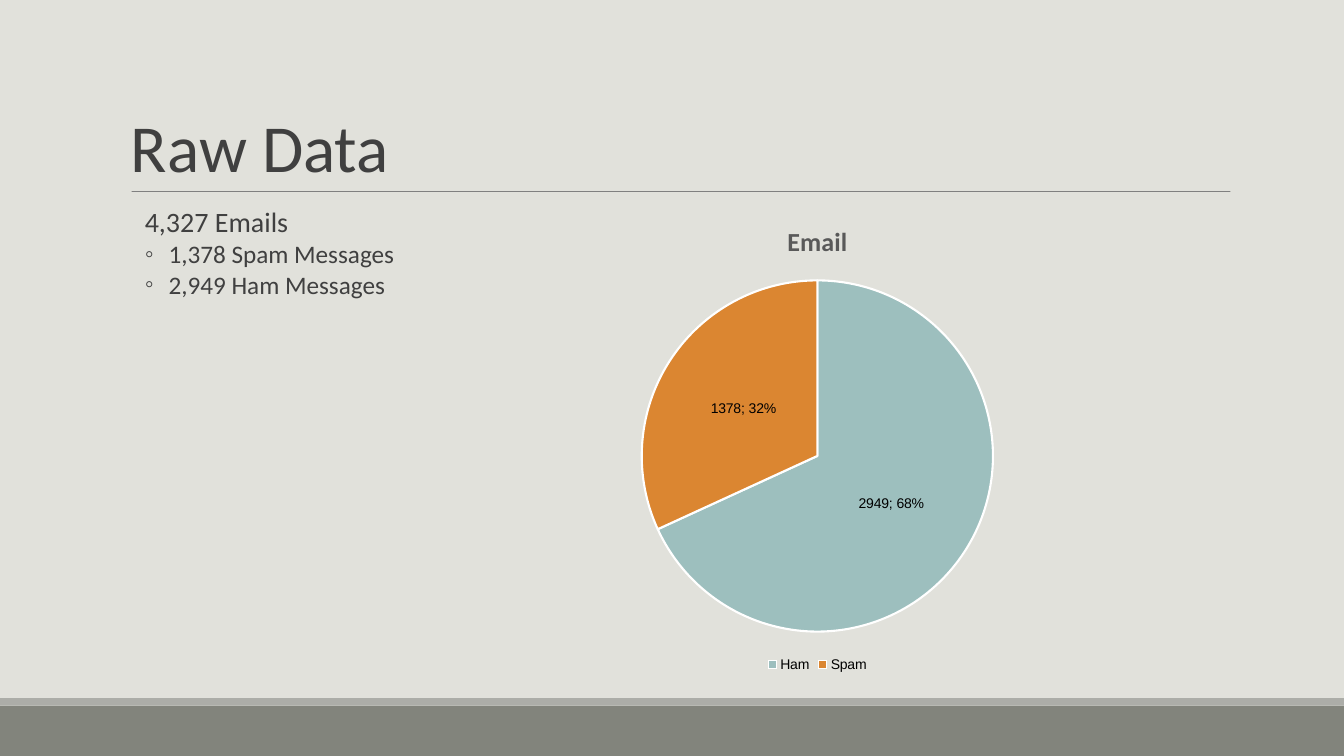
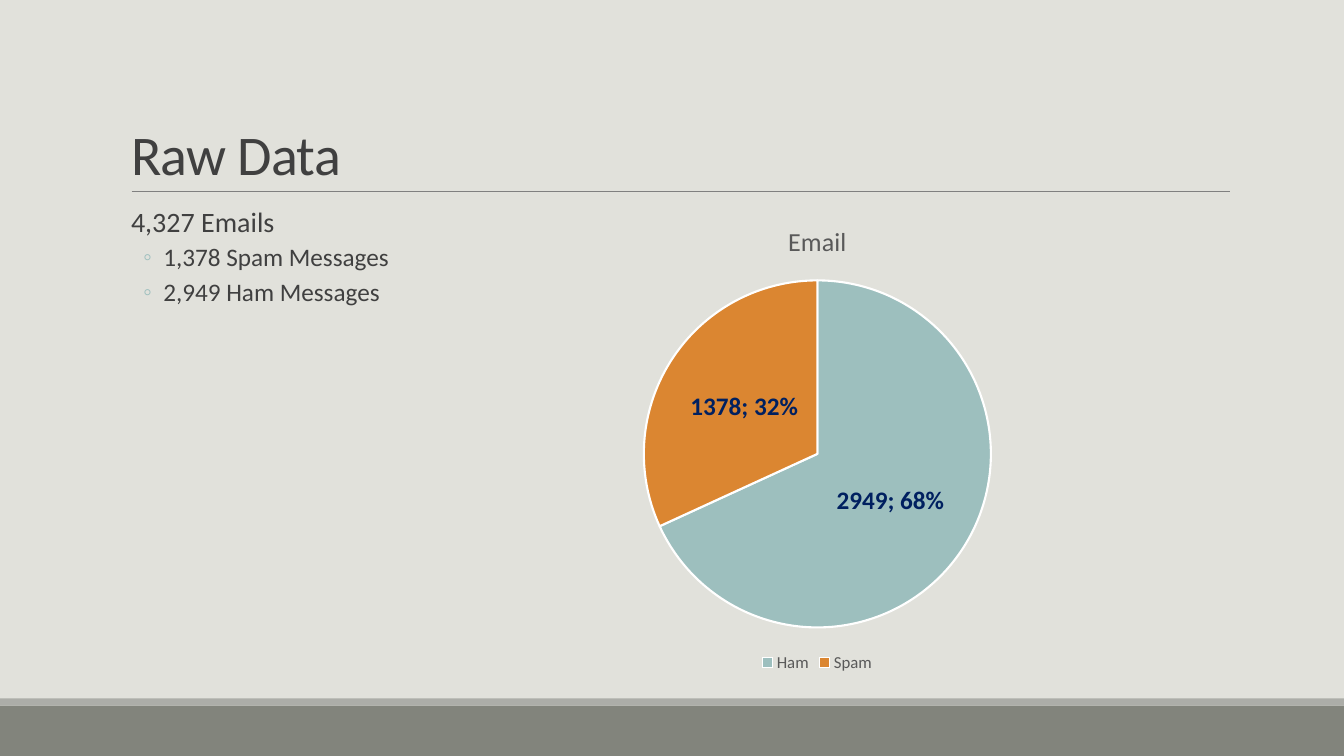
Before and after one commit to bmtober/ec4747-alt, a slide deck: slide 3 of presentation/EC4747Presentation.pptx. Drawn at 1344x756 pixels with LibreOffice and Linux fonts; fonts in the diff are those of the drawing. Boxes give left, top, right and bottom in pixels: in the first picture for what was removed or moved away, otherwise in the second. Text is boxed around its words. In the diff, an @@ line names an element or a change of style, - is before the commit and + after.

```diff
--- a/presentation/EC4747Presentation.pptx
+++ b/presentation/EC4747Presentation.pptx
@@ title "Raw Data" at (x1=131, y1=139, x2=341, y2=176): size 48 to 40 pt, letter spacing 0 to -0.5 pt @@
@@ text "4,327 Emails" at (x1=131, y1=212, x2=389, y2=306): indent changed; more space between paragraphs; line spacing 1 to 0.9 @@
@@ pie chart at (x1=515, y1=204, x2=1120, y2=677) @@
@@ data labels of Series 1 changed @@
@@ legend changed @@
@@ lettering changed @@
```
Also in this commit, not shown: 32 other slides changed, 8 slides added, 7 slides removed, 1 other file.
